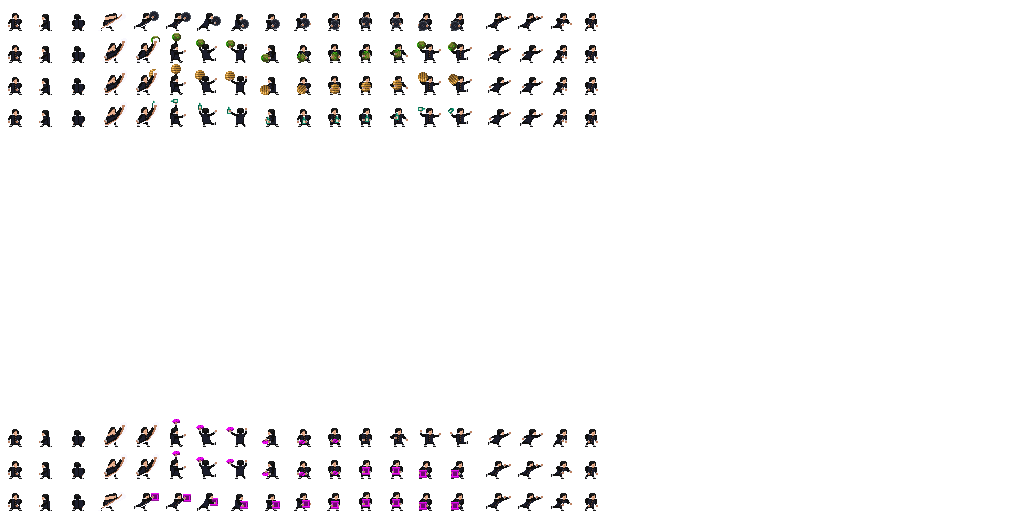
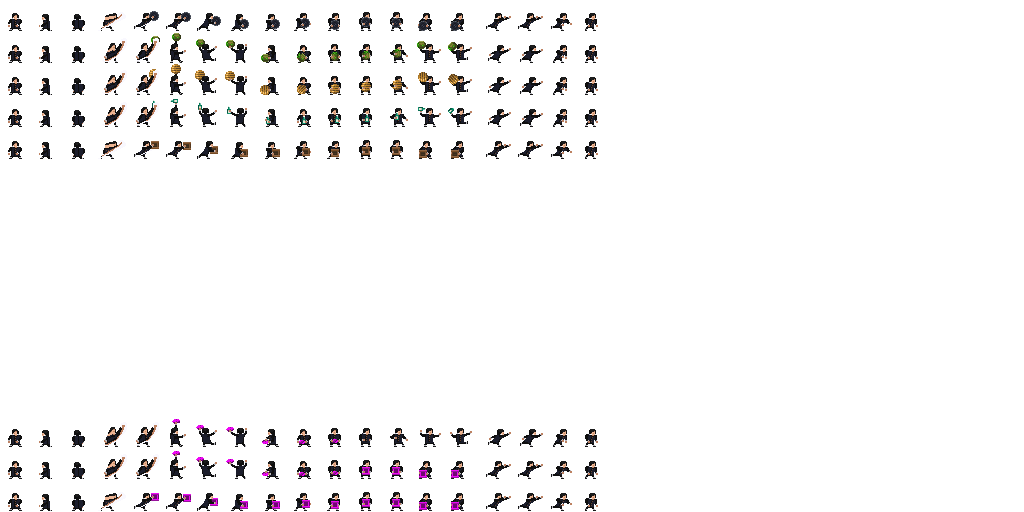
Before/after of a 1024px x 512px layered artwork. What changed in the layer stack:
painted on "projectile layer" over [151, 141, 459, 158]
painted on "Main" over [8, 140, 598, 159]
painted on "projectile layer 2" over [210, 146, 218, 154]
